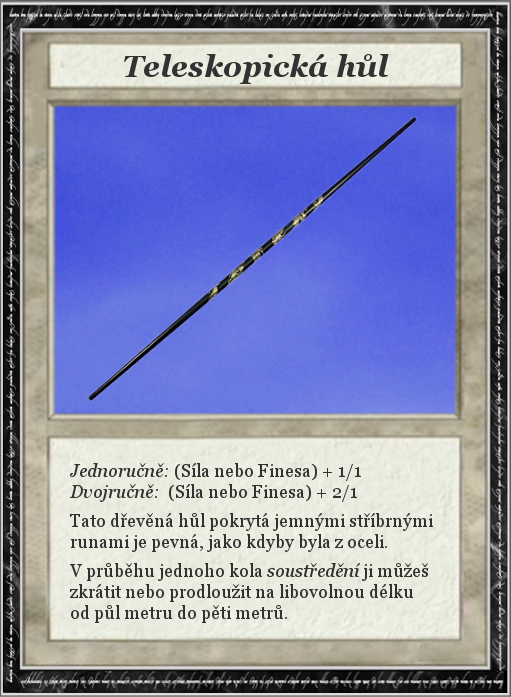
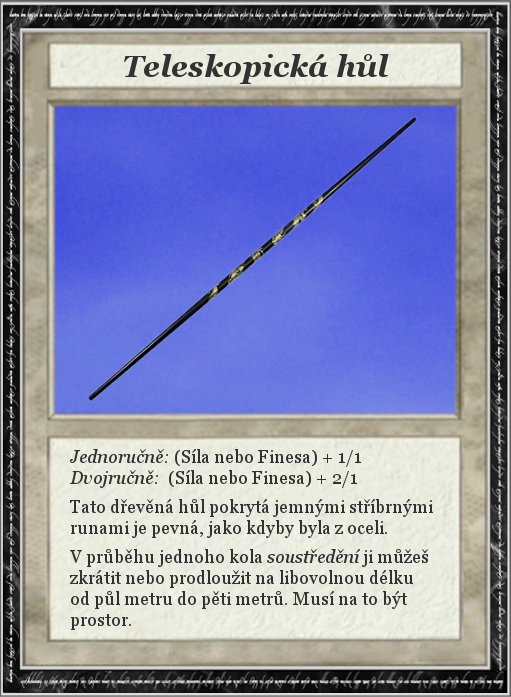
Comparing the layer stacks of the two (511, 697) images. Changes:
painted on "Jednoručně: (Síla nebo Finesa)..." over box(69, 449, 433, 630)
